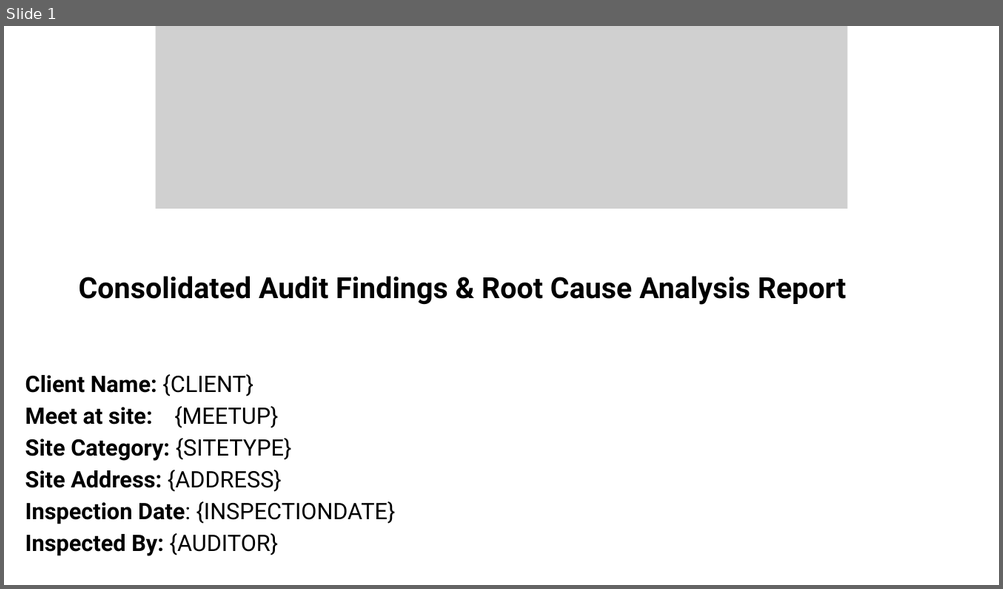
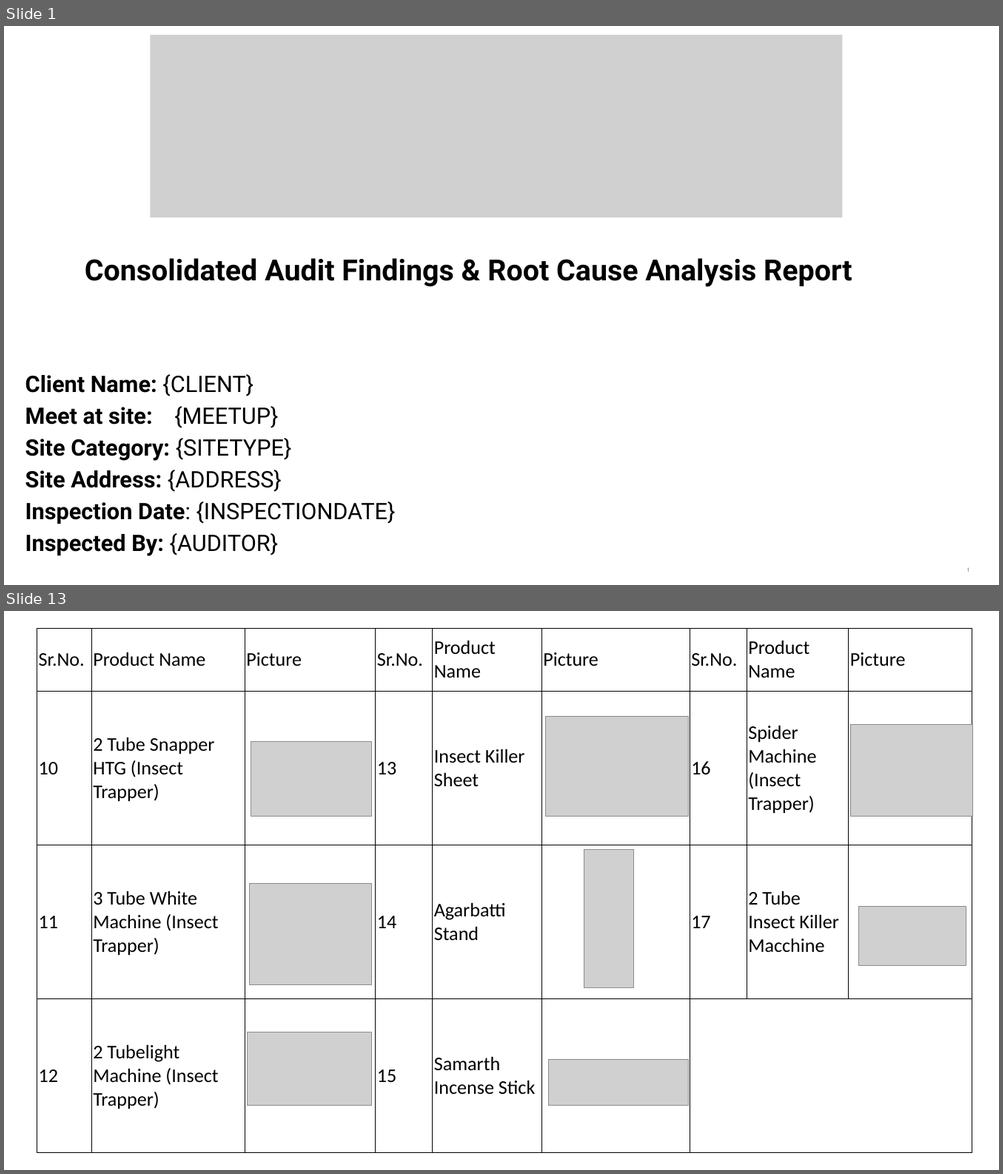
Before and after one commit to epcorn/Pestxz, a slide deck: tmp/client.pptx. Shown one above the other, each under a label of ours: slide 1 before the commit, slides 1 and 13 after it; the slides between them are not shown. The pictures are 1003x589 and 1003x1174 pixels, drawn with LibreOffice and Linux fonts; fonts in the diff are those of the drawing; grey boxes stand for pictures. Boxes give left, top, right and bottom in pixels: in the first picture for what was removed or moved away, otherwise in the second. Text is boxed around its words. In the diff, an @@ line names an element or a change of style, - is before the commit and + after.

```diff
--- a/tmp/client.pptx
+++ b/tmp/client.pptx
@@ slide 13 added at [4,611,999,1170], background #FFFFFF @@
@@ table added at [37,628,973,1153], 4 rows, 9 columns @@
+Sr.No. | Product Name | Picture | Sr.No. | Product Name | Picture | Sr.No. | Product Name | Picture
+10 | 2 Tube Snapper HTG (Insect Trapper) |  | 13 | Insect Killer Sheet |  | 16 | Spider Machine (Insect Trapper) | 
+11 | 3 Tube White Machine (Insect Trapper) |  | 14 | Agarbatti Stand |  | 17 | 2 Tube Insect Killer Macchine | 
+12 | 2 Tubelight Machine (Insect Trapper) |  | 15 | Samarth Incense Stick |  |  |  | 
@@ picture added at [545,716,688,816] @@
@@ picture added at [250,741,371,816] @@
@@ picture added at [851,724,972,816] @@
@@ picture added at [584,849,634,988] @@
@@ picture added at [249,883,371,985] @@
@@ picture added at [858,906,966,965] @@
@@ picture added at [247,1033,371,1106] @@
@@ picture added at [549,1059,688,1105] @@
@@ slide 1 changed as well @@
@@ picture: place and size @@
-picture at [155,26,847,209]
+picture at [151,35,842,218]
@@ text "Consolidated Audit Findings & Root ...": place and size @@
-text "Consolidated Audit Findings & Root ..." at [79,276,845,305]
+text "Consolidated Audit Findings & Root ..." at [85,258,851,287]
```
Also in this commit, not shown: 3 other slides changed, 10 other slides added, 11 slides removed, 3 other files.
